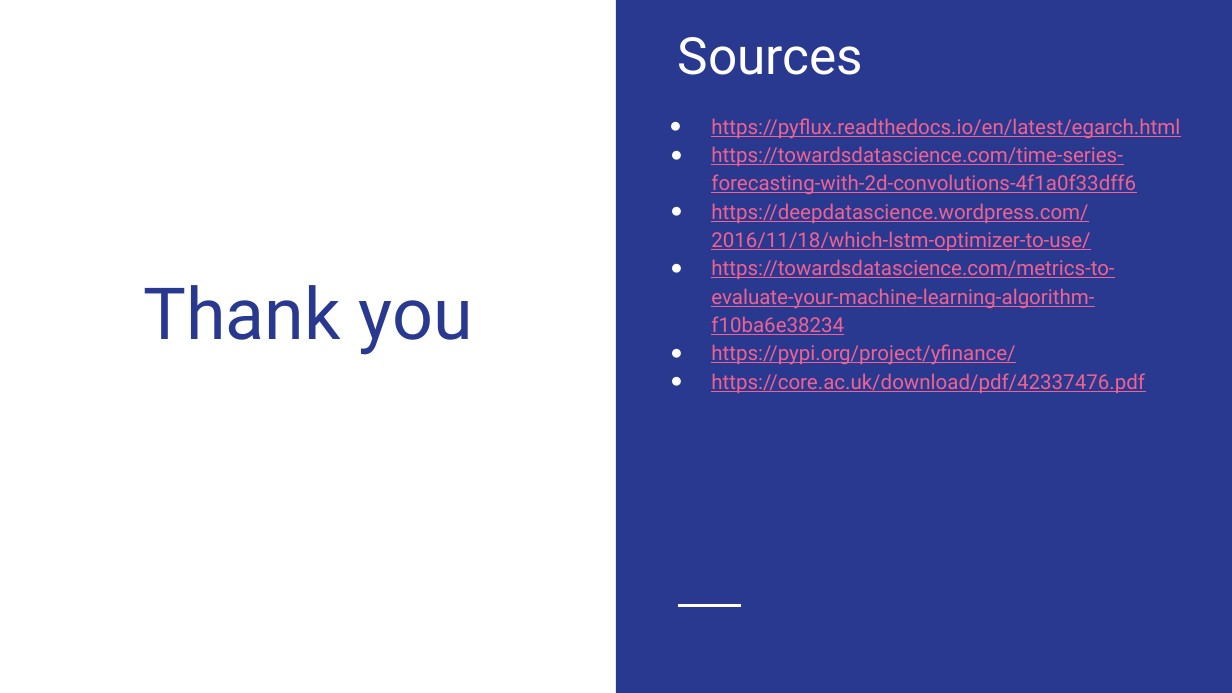
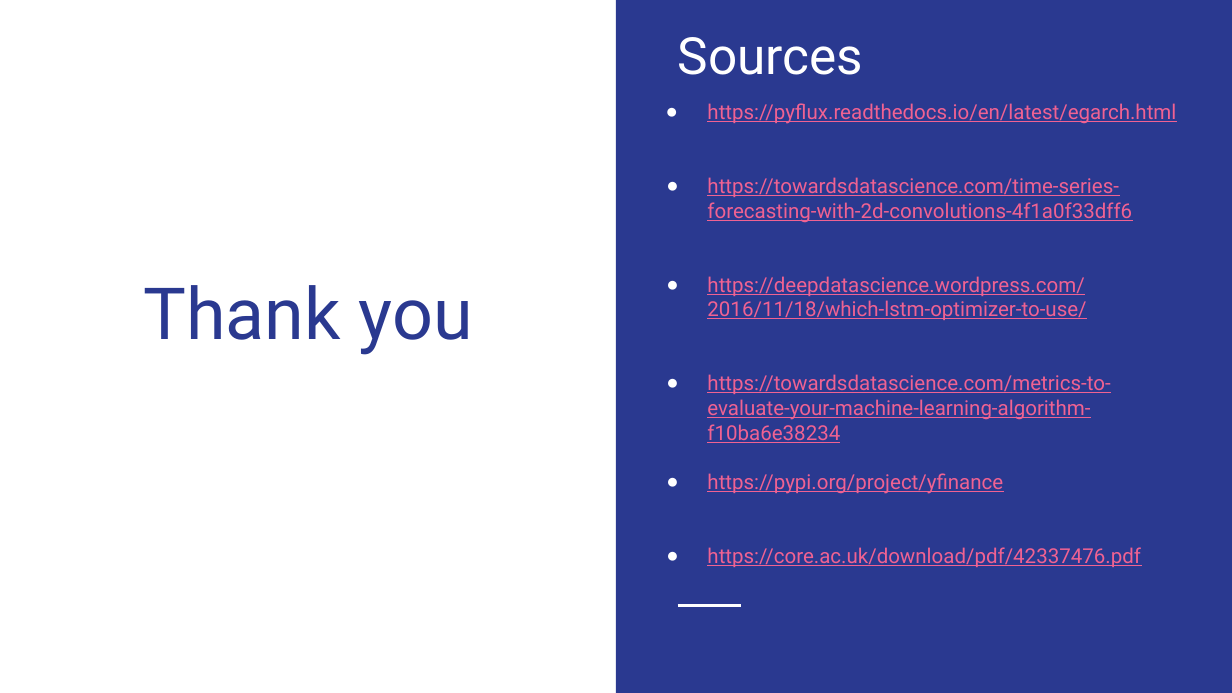
Before and after one commit to Lucas-Shaiman/project-beta, a slide deck: slide 21 of Case study.pptx (slide 19 before the commit). Drawn at 1232x693 pixels with LibreOffice and Linux fonts; fonts in the diff are those of the drawing. Boxes give left, top, right and bottom in pixels: in the first picture for what was removed or moved away, otherwise in the second. Text is boxed around its words. In the diff, an @@ line names an element or a change of style, - is before the commit and + after.

```diff
--- a/Case study.pptx
+++ b/Case study.pptx
@@ text "https://pyflux.readthedocs.io/en/latest/egarch.html": place and size @@
-text "https://pyflux.readthedocs.io/en/latest/egarch.html" at box(711, 118, 1180, 393)
+text "https://pyflux.readthedocs.io/en/latest/egarch.html" at box(707, 103, 1176, 567)
@@ text at box(707, 103, 1176, 567): line spacing 1.15 to 1 @@
@@ text at box(707, 473, 1003, 494): text changed @@
-● https://pypi.org/project/yfinance/
+● https://pypi.org/project/yfinance
```
Also in this commit, not shown: 9 other slides changed, 2 slides added.
